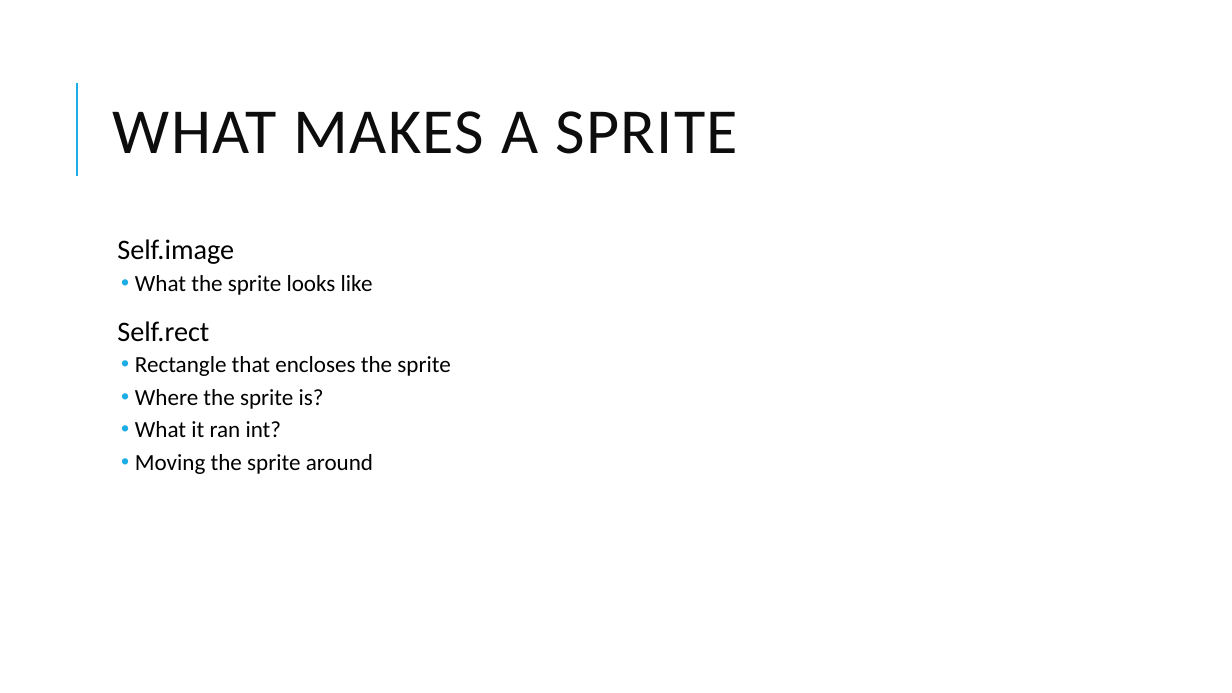
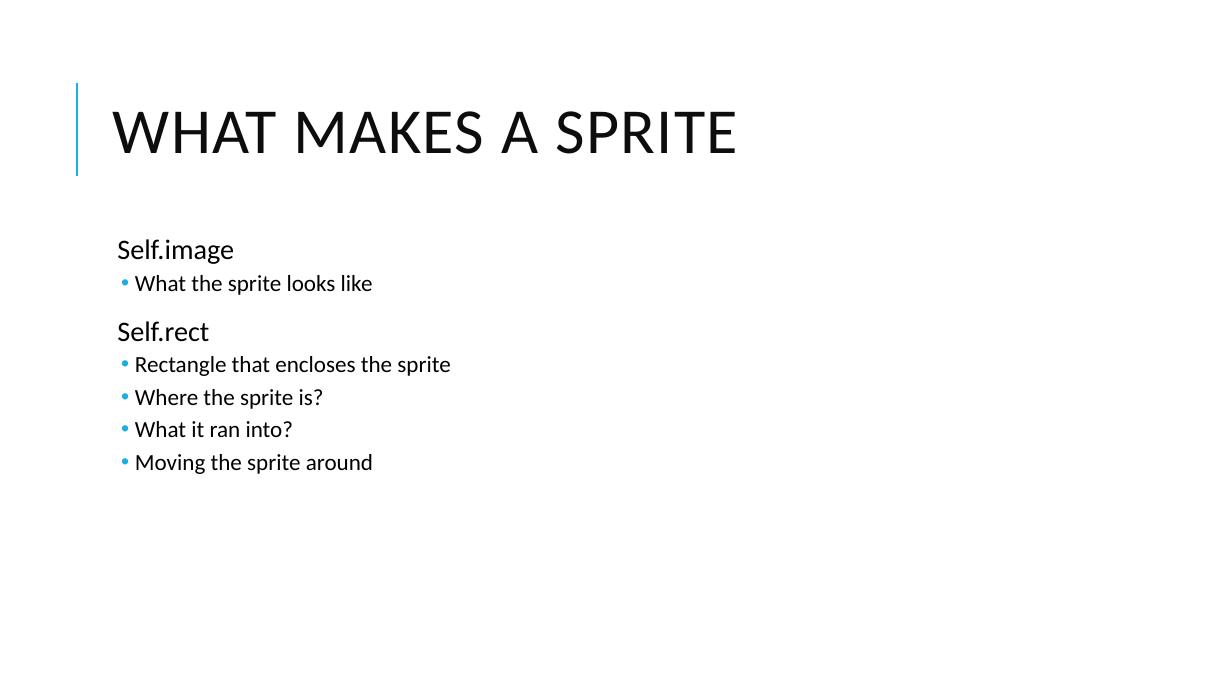
Before and after one commit to yelisetti/LearnPython-StemOutreach, a slide deck: slide 4 of Pygame/PyGame-Sprites.pptx. Drawn at 1232x693 pixels with LibreOffice and Linux fonts; fonts in the diff are those of the drawing. Boxes give left, top, right and bottom in pixels: in the first picture for what was removed or moved away, otherwise in the second. Text is boxed around its words. In the diff, an @@ line names an element or a change of style, - is before the commit and + after.

Commit message:
SpriteExample

```diff
--- a/Pygame/PyGame-Sprites.pptx
+++ b/Pygame/PyGame-Sprites.pptx
@@ text at box(135, 421, 294, 437): text changed @@
-  • What it ran int?
+  • What it ran into?
```
Also in this commit, not shown: 1 other file.
